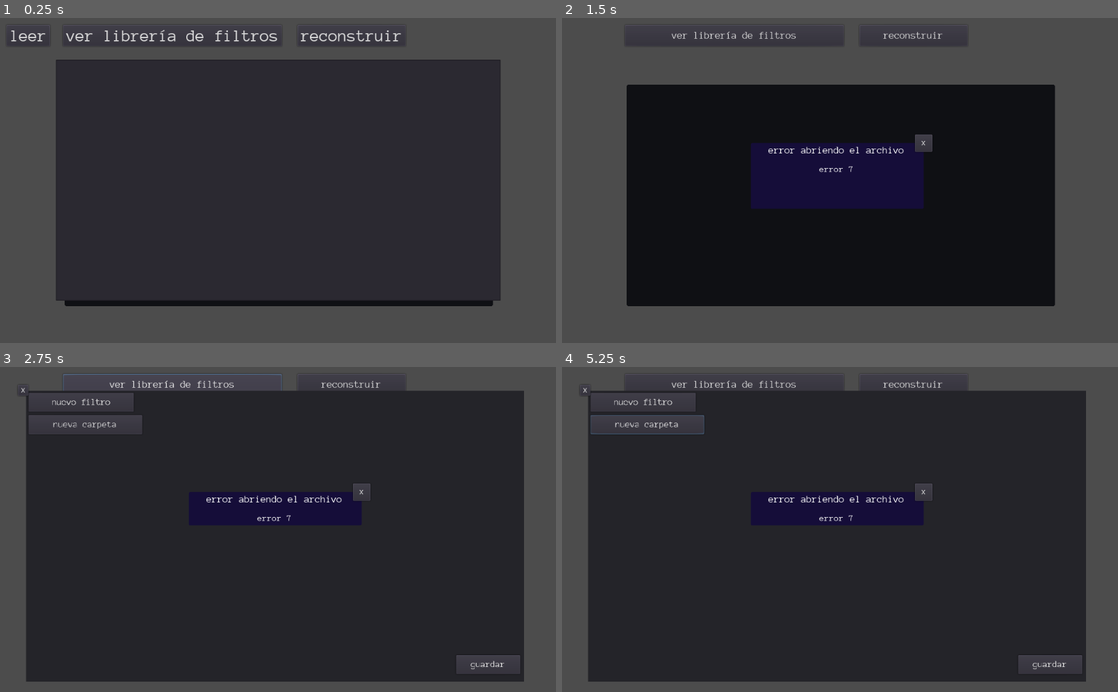
Above: before the commit, frames 1-4 (two rows, left to right).
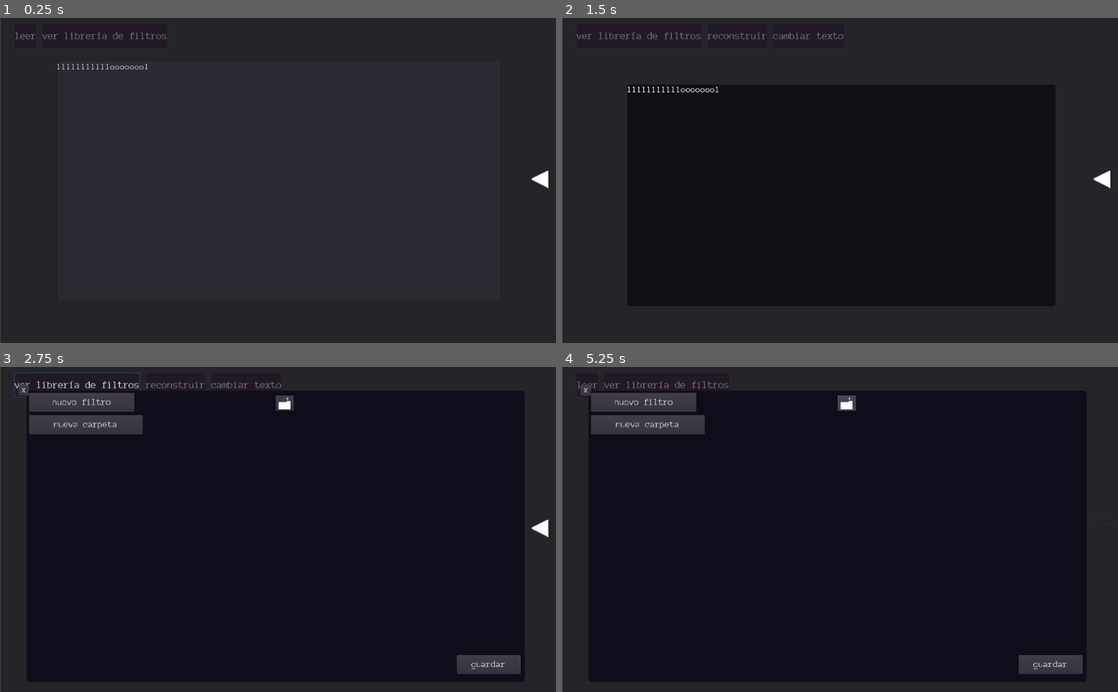
Above: after the commit, the same moments.

Repository: AndresDavidCalderon/desfilosofador
Game: Godot game, scene res://reader/reader.tscn
Two runs of this game, one before a commit and one after it. Both use one fixed random seed, a clock stepped at 60 frames per second and the inputs below.
Inputs (mouse positions are in pixels of both pictures, inside the frame that each line leads up to):
- Up to frame 1 (0.25 s): no input
- Up to frame 2 (1.5 s): click (912, 34) at 0.5 s, where only the run before the commit has a clickable "reconstruir"; click "leer" at 1.25 s
- Up to frame 3 (2.75 s): click "ver librería de filtros" at 2 s
- Up to frame 4 (5.25 s): click (806, 386) at 2.75 s, where only the run after the commit has a clickable "cambiar texto"; click (1101, 529) at 3.52 s; click "nueva carpeta" at 4.25 s; click (845, 402) at 5.02 s

The runs differ from the first frame. In frame 1, 38% of the frame differs, in the area x 0-100%, y 0-100%; in frame 2, 53%; in frame 3, 23%; in frame 4, 23%.
Error after the commit: Invalid call. Nonexistent function 'delete' in base 'Dictionary'. (res://filters/filtersearch.gd:18)

Commit message:
folder structure

Diff:
--- a/UI/font/text.tres
+++ b/UI/font/text.tres
@@ -3,4 +3,6 @@
 [ext_resource path="res://UI/font/AnonymousPro-Regular.ttf" type="DynamicFontData" id=1]
 
 [resource]
+use_mipmaps = true
+use_filter = true
 font_data = ExtResource( 1 )
--- /dev/null
+++ b/UI/readtheme.tres
@@ -0,0 +1,8 @@
+[gd_resource type="Theme" load_steps=2 format=2]
+
+[ext_resource path="res://UI/font/text.tres" type="DynamicFont" id=1]
+
+[resource]
+default_font = ExtResource( 1 )
+RichTextLabel/fonts/normal_font = ExtResource( 1 )
+TextEdit/fonts/font = ExtResource( 1 )
--- a/filters/filterinstance.gd
+++ b/filters/filterinstance.gd
@@ -1,27 +1,33 @@
-extends Control
+extends libraryelement
 onready var new=$ui/result/new
-func getsavedata():
-	var save={}
-	save["of"]=$ui/of/origin.text
+onready var from=$ui/of/origin
+func getsave(save:Dictionary):
+	save["of"]=from.text
 	save["to"]=new.text
 	save["enabled"]=$enabled.pressed
-	return save
 func fromfile(save:Dictionary):
 	if save.has("enabled"):
 		$enabled.pressed=save["enabled"]
 	new.text=save["to"]
-	$ui/of/origin.text=save["of"]
+	register(save["of"])
+	from.text=save["of"]
 
 var oldtext=""
-func _on_origin_text_changed(new_text):
+func register(new_text):
 	if oldtext!="":
 		globals.filterbyphrase[oldtext].erase(self)
-	if new_text!=null:
+	if new_text!=null and new_text!="":
 		if not globals.filterbyphrase.has(new_text):
 			globals.filterbyphrase[new_text]=[]
 		globals.filterbyphrase[new_text].append(self)
 	oldtext=new_text
 func found(pos,text:String):
 	if $enabled:
-		text=stringfunc.replacefind(pos,$ui/of/origin.text,text,new.text)
+		text=stringfunc.replacefind(pos,from.text,text,new.text)
 	return text
+
+
+func delete():
+	if globals.filterbyphrase.has(from.text):
+		globals.filterbyphrase[from.text].erase(self)
+	queue_free()
--- a/filters/filterinstance.tscn
+++ b/filters/filterinstance.tscn
@@ -3,7 +3,7 @@
 [ext_resource path="res://UI/font/normal title.tres" type="DynamicFont" id=1]
 [ext_resource path="res://filters/filterinstance.gd" type="Script" id=2]
 
-[node name="filter" type="Control"]
+[node name="filter" type="Panel"]
 anchor_right = 1.0
 anchor_bottom = 1.0
 margin_right = -620.0
@@ -13,14 +13,7 @@
 __meta__ = {
 "_edit_use_anchors_": false
 }
-
-[node name="back" type="Panel" parent="."]
-margin_top = 1.0
-margin_right = 404.0
-margin_bottom = 84.0
-__meta__ = {
-"_edit_use_anchors_": false
-}
+type = "filter"
 
 [node name="ui" type="VBoxContainer" parent="."]
 margin_left = 6.0
@@ -103,5 +96,5 @@
 "_edit_use_anchors_": false
 }
 
-[connection signal="text_changed" from="ui/of/origin" to="." method="_on_origin_text_changed"]
-[connection signal="pressed" from="delete" to="." method="queue_free"]
+[connection signal="text_changed" from="ui/of/origin" to="." method="register"]
+[connection signal="pressed" from="delete" to="." method="delete"]
--- a/filters/filtersearch.gd
+++ b/filters/filtersearch.gd
@@ -1,17 +1,21 @@
 extends Panel
 export(PackedScene) var filter
+export(PackedScene) var folder
 export(bool) var onexe
+var filtertree=[{"name":"root","enabled":true,"subelements":[]}]
 var fileman=File.new()
 var filedir
+var currentfolder:Dictionary=filtertree[0]
 onready var box=$upcenter/scroll/vbox
 func _ready():
 	if onexe:
 		filedir=OS.get_executable_path()+"/filters.json"
 	else:
 		filedir="user://filters.json"
+	openfilters()
 func deleteall():
-	for i in $upcenter/scroll/vbox.get_children():
-		i.queue_free()
+	for i in filtertree:
+		i.delete()
 func openfilters():
 	deleteall()
 	var error=fileman.open(filedir,File.READ)
@@ -32,13 +36,10 @@
 	else:
 		globals.popuper.popup("error abriendo el archivo","error "+str(error))
 func savefilters():
-	var filters=[]
-	for i in box.get_children().size():
-		filters.append(box.get_child(i).getsavedata())
 	var error=fileman.open(filedir,File.WRITE)
 	if error==OK:
-		fileman.store_string(JSON.print(filters))
-		prints("se guardo:",JSON.print(filters))
+		fileman.store_string(JSON.print(filtertree))
+		prints("se guardo:",JSON.print(filtertree))
 		fileman.close()
 	else:
 		globals.popuper.popup("error guardando!","error "+str(error))
@@ -50,3 +51,7 @@
 func _notification(what):
 	if what==MainLoop.NOTIFICATION_WM_QUIT_REQUEST:
 		savefilters()
+
+func addelement(scene:PackedScene):
+	currentfolder["subelements"].append((scene.instance() as libraryelement).getsavedata())
+	box.openfolder(currentfolder)
--- a/filters/filtersearch.tscn
+++ b/filters/filtersearch.tscn
@@ -6,17 +6,23 @@
 [ext_resource path="res://filters/scroll.gd" type="Script" id=4]
 [ext_resource path="res://UI/font/normal title.tres" type="DynamicFont" id=5]
 [ext_resource path="res://filters/vbox.gd" type="Script" id=6]
+[ext_resource path="res://filters/folder.tscn" type="PackedScene" id=7]
+[ext_resource path="res://UI/folderout.png" type="Texture" id=8]
+
+[sub_resource type="Theme" id=1]
 
 [node name="filtersearch" type="Panel"]
 margin_left = 0.106518
 margin_top = 0.106518
 margin_right = 1021.11
 margin_bottom = 598.107
+theme = SubResource( 1 )
 script = ExtResource( 1 )
 __meta__ = {
 "_edit_use_anchors_": false
 }
 filter = ExtResource( 2 )
+folder = ExtResource( 7 )
 
 [node name="upcenter" type="Node2D" parent="."]
 position = Vector2( 510.502, 10 )
@@ -30,8 +36,9 @@
 
 [node name="scroll" type="ScrollContainer" parent="upcenter"]
 margin_left = -207.0
+margin_top = 40.0
 margin_right = 200.0
-margin_bottom = 588.0
+margin_bottom = 572.0
 script = ExtResource( 4 )
 __meta__ = {
 "_edit_use_anchors_": false
@@ -41,6 +48,18 @@
 custom_constants/separation = 30
 alignment = 2
 script = ExtResource( 6 )
+__meta__ = {
+"_edit_use_anchors_": false
+}
+scenebytype = {
+"filter": ExtResource( 2 ),
+"folder": ExtResource( 7 )
+}
+
+[node name="folderup" type="Button" parent="upcenter"]
+margin_right = 12.0
+margin_bottom = 20.0
+icon = ExtResource( 8 )
 __meta__ = {
 "_edit_use_anchors_": false
 }
@@ -87,4 +106,5 @@
 }
 
 [connection signal="pressed" from="newfilter" to="." method="_on_newfilter_pressed"]
+[connection signal="pressed" from="newfolder" to="." method="_on_newfolder_pressed"]
 [connection signal="pressed" from="botright/save" to="." method="_on_save_pressed"]
--- /dev/null
+++ b/filters/folder.gd
@@ -0,0 +1,6 @@
+extends libraryelement
+
+var filters=[]
+
+func getsave(data):
+	data["enabled"]=$enabled.pressed
--- /dev/null
+++ b/filters/folder.tscn
@@ -0,0 +1,48 @@
+[gd_scene load_steps=4 format=2]
+
+[ext_resource path="res://UI/font/text.tres" type="DynamicFont" id=1]
+[ext_resource path="res://UI/font/normal title.tres" type="DynamicFont" id=2]
+[ext_resource path="res://filters/folder.gd" type="Script" id=3]
+
+[node name="folder" type="Panel"]
+margin_right = 190.0
+margin_bottom = 74.0
+rect_min_size = Vector2( 404, 85 )
+script = ExtResource( 3 )
+__meta__ = {
+"_edit_use_anchors_": false
+}
+type = "folder"
+
+[node name="name" type="LineEdit" parent="."]
+margin_left = 7.0
+margin_top = 4.0
+margin_right = 397.0
+margin_bottom = 37.0
+custom_fonts/font = ExtResource( 1 )
+text = "Nueva Carpeta"
+placeholder_text = "nombre de la carpeta"
+__meta__ = {
+"_edit_use_anchors_": false
+}
+
+[node name="enabled" type="CheckBox" parent="."]
+margin_left = 8.67036
+margin_top = 56.6865
+margin_right = 32.6704
+margin_bottom = 80.6865
+pressed = true
+__meta__ = {
+"_edit_use_anchors_": false
+}
+
+[node name="open" type="Button" parent="."]
+margin_left = 300.778
+margin_top = 40.9853
+margin_right = 397.778
+margin_bottom = 79.9853
+custom_fonts/font = ExtResource( 2 )
+text = "abrir"
+__meta__ = {
+"_edit_use_anchors_": false
+}
--- a/filters/vbox.gd
+++ b/filters/vbox.gd
@@ -1,12 +1,21 @@
 extends VBoxContainer
+export(Dictionary) var scenebytype
 func compile(text:String):
 	for i in globals.filterbyphrase.keys():
+		var pos=0
+		var timesfound=0
 		while true:
-			var pos=text.find(i)
-			if pos-1:
+			pos=text.find(i,pos)
+			if pos!=-1:
+				timesfound+=1
+				prints("se encontró la redundancia:",i,"por ves #",timesfound)
 				for j in globals.filterbyphrase[i].size():
 					text=globals.filterbyphrase[i][j].found(pos,text)
-					prints("se encontró la redundancia",i)
 			else:
 				break
 	return text
+func openfolder(folder:Dictionary):
+	for i in folder["subelements"]:
+		var new=scenebytype[i["type"]].instance() as libraryelement
+		add_child(new)
+		new.fromfile(i["data"])
--- a/project.godot
+++ b/project.godot
@@ -15,12 +15,18 @@
 "path": "res://UI/aligner.gd"
 }, {
 "base": "Panel",
+"class": "libraryelement",
+"language": "GDScript",
+"path": "res://reader/element.gd"
+}, {
+"base": "Panel",
 "class": "popup",
 "language": "GDScript",
 "path": "res://UI/popup.gd"
 } ]
 _global_script_class_icons={
 "aligner": "res://ui/extendericon.png",
+"libraryelement": "res://filters/element.png",
 "popup": "res://UI/popupicon.png"
 }
 
--- /dev/null
+++ b/reader/element.gd
@@ -0,0 +1,8 @@
+extends Panel
+export(String) var type
+class_name libraryelement,"res://filters/element.png"
+func getsavedata():
+	var data={"type":type}
+	if has_method("getsave"):
+		call("getsave",data)
+	return data
--- /dev/null
+++ b/reader/options.gd
@@ -0,0 +1,10 @@
+extends HBoxContainer
+onready var read=get_parent().get_node("read")
+onready var new=get_parent().get_node("new")
+func _ready():
+	setvis()
+
+func setvis():
+	$reconstruct.visible=read.visible
+	$change.visible=read.visible
+	$read.visible=new.visible
--- /dev/null
+++ b/reader/read.gd
@@ -0,0 +1,8 @@
+extends Control
+
+func _ready():
+	get_viewport().connect("size_changed",self,"setsize")
+
+func setsize():
+	rect_size=get_viewport_rect().size/1.3
+	rect_position=Vector2()-(rect_size/2)
--- a/reader/reader.gd
+++ b/reader/reader.gd
@@ -1,19 +1,29 @@
-extends Node
-
+extends Panel
 func _ready():
 	$new.visible=true
+	$read.visible=false
+	get_viewport().connect("size_changed",self,"setsize")
+func setsize():
+	rect_size=get_viewport_rect().size
 
 func _on_close_pressed():
 	$librarycontainer.visible=false
 
 func _on_library_pressed():
 	$librarycontainer.visible=true
-	$librarycontainer/filtersearch.openfilters()
 
 
 onready var reader=$read/center/text
 onready var compiler=$librarycontainer/filtersearch/upcenter/scroll/vbox
 func _on_read_pressed():
-	$librarycontainer/filtersearch.openfilters()
 	reader.text=compiler.compile($new/center/text.text)
 	$new.visible=false
+	$read.visible=true
+
+func _on_reconstruct_pressed():
+	reader.text=compiler.compile($new/center/text.text)
+
+
+func _on_change_pressed():
+	$new.visible=true
+	$read.visible=false
--- a/reader/reader.tscn
+++ b/reader/reader.tscn
@@ -6,6 +6,49 @@
 [ext_resource path="res://reader/reader.gd" type="Script" id=4]
 [ext_resource path="res://UI/popup.tscn" type="PackedScene" id=5]
 [ext_resource path="res://UI/font/text.tres" type="DynamicFont" id=6]
+[ext_resource path="res://reader/options.gd" type="Script" id=7]
+[ext_resource path="res://reader/readoptions.gd" type="Script" id=8]
+[ext_resource path="res://UI/readtheme.tres" type="Theme" id=9]
+[ext_resource path="res://UI/font/AnonymousPro-Regular.ttf" type="DynamicFontData" id=10]
+[ext_resource path="res://reader/read.gd" type="Script" id=11]
+[ext_resource path="res://UI/left.png" type="Texture" id=12]
+[ext_resource path="res://reader/readersets.gd" type="Script" id=13]
+[ext_resource path="res://UI/right.png" type="Texture" id=14]
+
+[sub_resource type="StyleBoxFlat" id=2]
+bg_color = Color( 0.129412, 0.101961, 0.156863, 1 )
+corner_radius_top_left = 2
+corner_radius_top_right = 2
+corner_radius_bottom_right = 2
+corner_radius_bottom_left = 3
+
+[sub_resource type="StyleBoxFlat" id=3]
+bg_color = Color( 0.137255, 0.101961, 0.156863, 1 )
+border_width_left = 1
+border_width_top = 1
+border_width_right = 1
+border_width_bottom = 1
+border_color = Color( 0.203922, 0.188235, 0.188235, 1 )
+border_blend = true
+corner_radius_top_left = 2
+corner_radius_top_right = 2
+corner_radius_bottom_right = 2
+corner_radius_bottom_left = 3
+
+[sub_resource type="StyleBoxFlat" id=4]
+bg_color = Color( 0.121569, 0.180392, 0.266667, 1 )
+corner_radius_top_left = 2
+corner_radius_top_right = 2
+corner_radius_bottom_right = 2
+corner_radius_bottom_left = 2
+
+[sub_resource type="Theme" id=5]
+default_font = ExtResource( 1 )
+Button/colors/font_color = Color( 0.501961, 0.501961, 0.501961, 1 )
+Button/styles/hover = SubResource( 2 )
+Button/styles/normal = SubResource( 3 )
+Button/styles/pressed = SubResource( 4 )
+HBoxContainer/constants/separation = 9
 
 [sub_resource type="StyleBoxFlat" id=1]
 bg_color = Color( 0.0627451, 0.0666667, 0.0823529, 1 )
@@ -15,21 +58,29 @@
 corner_radius_bottom_left = 4
 anti_aliasing = false
 
-[node name="reader" type="Node"]
+[sub_resource type="DynamicFont" id=6]
+size = 32
+font_data = ExtResource( 10 )
+
+[sub_resource type="StyleBoxFlat" id=7]
+bg_color = Color( 0.0666667, 0.054902, 0.109804, 1 )
+corner_radius_top_left = 7
+corner_radius_top_right = 7
+corner_radius_bottom_right = 7
+corner_radius_bottom_left = 7
+
+[node name="reader" type="Panel"]
+margin_left = 1.0
+margin_right = 1029.0
+margin_bottom = 601.0
+theme = SubResource( 5 )
 script = ExtResource( 4 )
+__meta__ = {
+"_edit_use_anchors_": false
+}
 
 [node name="read" type="Node2D" parent="."]
-
-[node name="reconstruct" type="Button" parent="read"]
-margin_left = 548.355
-margin_top = 12.8861
-margin_right = 747.355
-margin_bottom = 51.8861
-custom_fonts/font = ExtResource( 1 )
-text = "reconstruir"
-__meta__ = {
-"_edit_use_anchors_": false
-}
+visible = false
 
 [node name="center" type="Node2D" parent="read"]
 position = Vector2( 509.424, 277.187 )
@@ -43,26 +94,18 @@
 margin_top = -177.0
 margin_right = 395.747
 margin_bottom = 232.0
+focus_mode = 2
+theme = ExtResource( 9 )
+custom_fonts/normal_font = ExtResource( 6 )
 custom_styles/normal = SubResource( 1 )
-custom_fonts/normal_font = ExtResource( 6 )
 text = "texto"
+selection_enabled = true
+script = ExtResource( 11 )
 __meta__ = {
 "_edit_use_anchors_": false
 }
 
 [node name="new" type="Node2D" parent="."]
-visible = false
-
-[node name="read" type="Button" parent="new"]
-margin_left = 12.361
-margin_top = 12.7356
-margin_right = 92.361
-margin_bottom = 51.7356
-custom_fonts/font = ExtResource( 1 )
-text = "leer"
-__meta__ = {
-"_edit_use_anchors_": false
-}
 
 [node name="center" type="Node2D" parent="new"]
 position = Vector2( 509.556, 285.732 )
@@ -72,27 +115,138 @@
 scaleview = Vector2( 0.5, 0.5 )
 
 [node name="text" type="TextEdit" parent="new/center"]
-margin_left = -409.115
+margin_left = -409.0
 margin_top = -223.098
 margin_right = 409.885
 margin_bottom = 221.902
+theme = ExtResource( 9 )
 custom_fonts/font = ExtResource( 6 )
+text = "llllllllllloooooool"
 wrap_enabled = true
 caret_blink = true
-__meta__ = {
-"_edit_use_anchors_": false
-}
-
-[node name="library" type="Button" parent="."]
-margin_left = 116.175
-margin_top = 13.375
-margin_right = 519.175
-margin_bottom = 52.375
+script = ExtResource( 11 )
+__meta__ = {
+"_edit_use_anchors_": false
+}
+
+[node name="options" type="HBoxContainer" parent="."]
+margin_left = 25.0
+margin_top = 10.0
+margin_right = 1010.0
+margin_bottom = 56.0
+script = ExtResource( 7 )
+__meta__ = {
+"_edit_use_anchors_": false
+}
+
+[node name="read" type="Button" parent="options"]
+margin_right = 70.0
+margin_bottom = 46.0
+custom_fonts/font = ExtResource( 1 )
+text = "leer"
+__meta__ = {
+"_edit_use_anchors_": false
+}
+
+[node name="library" type="Button" parent="options"]
+margin_left = 79.0
+margin_right = 472.0
+margin_bottom = 46.0
 custom_fonts/font = ExtResource( 1 )
 text = "ver librería de filtros"
 __meta__ = {
 "_edit_use_anchors_": false
 }
+
+[node name="reconstruct" type="Button" parent="options"]
+margin_left = 481.0
+margin_right = 670.0
+margin_bottom = 46.0
+custom_fonts/font = ExtResource( 1 )
+text = "reconstruir"
+__meta__ = {
+"_edit_use_anchors_": false
+}
+
+[node name="change" type="Button" parent="options"]
+margin_left = 679.0
+margin_right = 902.0
+margin_bottom = 46.0
+custom_fonts/font = ExtResource( 1 )
+text = "cambiar texto"
+__meta__ = {
+"_edit_use_anchors_": false
+}
+
+[node name="readparams" type="Node2D" parent="."]
+position = Vector2( 1026.32, 283.306 )
+script = ExtResource( 2 )
+sety = true
+setx = true
+scaleview = Vector2( 1, 0.5 )
+
+[node name="readersets" type="Panel" parent="readparams"]
+margin_top = -205.0
+margin_right = 646.0
+margin_bottom = 205.0
+script = ExtResource( 13 )
+__meta__ = {
+"_edit_use_anchors_": false
+}
+duration = 0.5
+left = ExtResource( 12 )
+right = ExtResource( 14 )
+
+[node name="readoptions" type="VBoxContainer" parent="readparams/readersets"]
+margin_left = 9.0
+margin_top = 1.0
+margin_right = 641.0
+margin_bottom = 397.0
+mouse_filter = 2
+alignment = 1
+script = ExtResource( 8 )
+__meta__ = {
+"_edit_use_anchors_": false
+}
+
+[node name="font" type="HBoxContainer" parent="readparams/readersets/readoptions"]
+margin_top = 181.0
+margin_right = 632.0
+margin_bottom = 214.0
+rect_min_size = Vector2( 80, 0 )
+
+[node name="title" type="Label" parent="readparams/readersets/readoptions/font"]
+margin_right = 323.0
+margin_bottom = 33.0
+custom_fonts/font = SubResource( 6 )
+text = "tamaño de la fuente"
+align = 1
+__meta__ = {
+"_edit_use_anchors_": false
+}
+
+[node name="fontsize" type="HSlider" parent="readparams/readersets/readoptions/font"]
+margin_left = 332.0
+margin_right = 632.0
+margin_bottom = 16.0
+rect_min_size = Vector2( 300, 0 )
+__meta__ = {
+"_edit_use_anchors_": false
+}
+
+[node name="hide" type="TextureButton" parent="readparams/readersets"]
+margin_left = -59.0
+margin_top = -4.0
+margin_right = -3.0
+margin_bottom = 409.0
+texture_normal = ExtResource( 12 )
+expand = true
+stretch_mode = 3
+__meta__ = {
+"_edit_use_anchors_": false
+}
+
+[node name="tween" type="Tween" parent="readparams/readersets"]
 
 [node name="librarycontainer" type="Node2D" parent="."]
 visible = false
@@ -108,6 +262,7 @@
 margin_right = 556.503
 margin_bottom = 341.51
 rect_scale = Vector2( 0.898282, 0.898282 )
+custom_styles/panel = SubResource( 7 )
 
 [node name="close" type="Button" parent="librarycontainer"]
 margin_left = -479.255
@@ -133,6 +288,12 @@
 margin_right = 153.557
 margin_bottom = 50.7223
 
-[connection signal="pressed" from="new/read" to="." method="_on_read_pressed"]
-[connection signal="pressed" from="library" to="." method="_on_library_pressed"]
+[connection signal="visibility_changed" from="read" to="options" method="setvis"]
+[connection signal="visibility_changed" from="new" to="options" method="setvis"]
+[connection signal="pressed" from="options/read" to="." method="_on_read_pressed"]
+[connection signal="pressed" from="options/library" to="." method="_on_library_pressed"]
+[connection signal="pressed" from="options/reconstruct" to="." method="_on_reconstruct_pressed"]
+[connection signal="pressed" from="options/change" to="." method="_on_change_pressed"]
+[connection signal="value_changed" from="readparams/readersets/readoptions/font/fontsize" to="readparams/readersets/readoptions" method="_on_fontsize_value_changed"]
+[connection signal="pressed" from="readparams/readersets/hide" to="readparams/readersets" method="_on_hide_pressed"]
 [connection signal="pressed" from="librarycontainer/close" to="." method="_on_close_pressed"]
--- /dev/null
+++ b/reader/readersets.gd
@@ -0,0 +1,18 @@
+extends Panel
+
+
+var hidden=true
+export(float) var duration
+export(Texture) var left
+export(Texture) var right
+func _on_hide_pressed():
+	if hidden:
+		$tween.interpolate_property(self,"rect_position",null,Vector2(-rect_size.x,-rect_size.y/2),duration)
+		$tween.set_active(true)
+		$hide.texture_normal=right
+		hidden=false
+	else:
+		$tween.interpolate_property(self,"rect_position",null,Vector2(0,-rect_size.y/2),duration)
+		$tween.set_active(true)
+		$hide.texture_normal=left
+		hidden=true
--- /dev/null
+++ b/reader/readoptions.gd
@@ -0,0 +1,6 @@
+extends VBoxContainer
+
+onready var reader=get_parent().get_parent()
+func _on_fontsize_value_changed(value):
+	var font=preload("res://UI/readtheme.tres").default_font as DynamicFont
+	font.size=value
--- a/stringfuncs.gd
+++ b/stringfuncs.gd
@@ -1,7 +1,7 @@
 extends Node
 #removes part of the string
 func cutout(from:int,to:int,text:String)->String:
-	return text.left(from)+text.right(text.length()-to)
+	return text.left(from)+text.right(to)
  #sees if the given index is between carachters
 func isbetween(idx:int,between:String,text:String):
 	var isopen=false
@@ -14,9 +14,11 @@
 			return true
 		isopen=not isopen
 func addbetween(text:String,added:String,where:int):
-	return text.left(where)+added+text.right(text.length()-where)
+	return text.left(where)+added+text.right(where)
 #replaces the first apeareance of a substring in a text.
 func replacefind(from:int,find:String,text:String,to:String):
 	var where=text.find(find,from)
-	cutout(where,find.length(),text)
-	addbetween(text,to,where)
+	#quitar la palabra
+	text=cutout(where,where+find.length(),text)
+	text=addbetween(text,to,where)
+	return text
Binary file added: UI/folderout.aseprite
Binary file added: UI/folderout.png
Not shown, added: UI/folderout.png.import
Binary file added: UI/left.png
Not shown, added: UI/left.png.import
Not shown: 1 places in UI/popup.tscn that only renumber resources
Binary file added: UI/right.png
Not shown, added: UI/right.png.import
Binary file added: filters/element.png
Not shown, added: filters/element.png.import
Not shown: 1 places in filters/filtersearch.tscn that only renumber resources
Not shown: 1 places in reader/reader.tscn that only renumber resources
